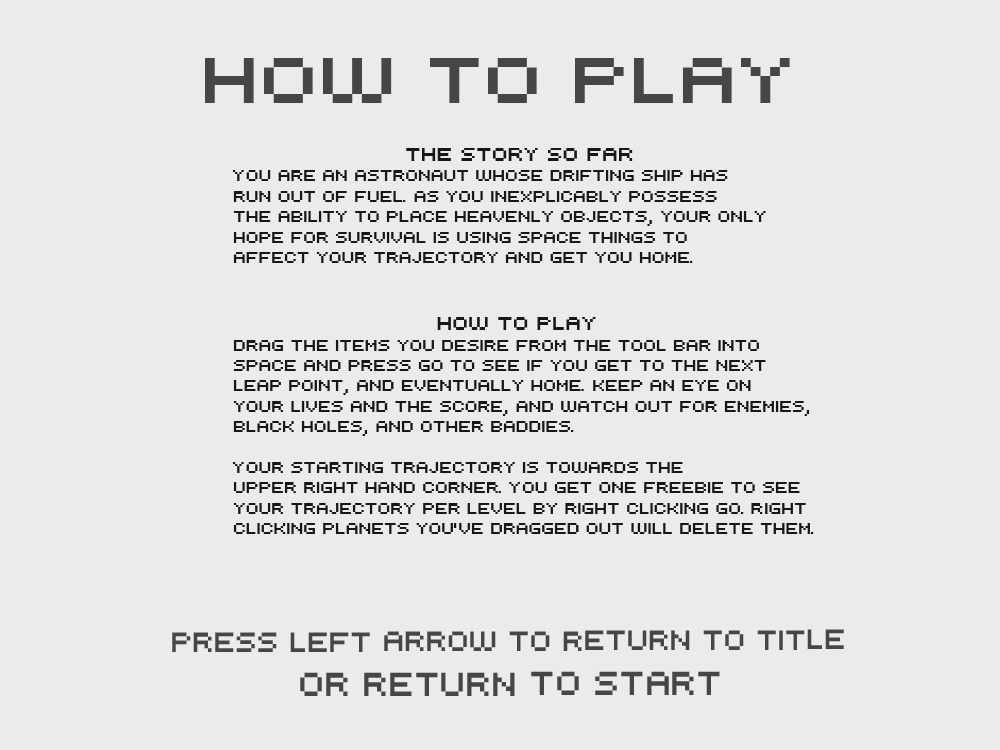
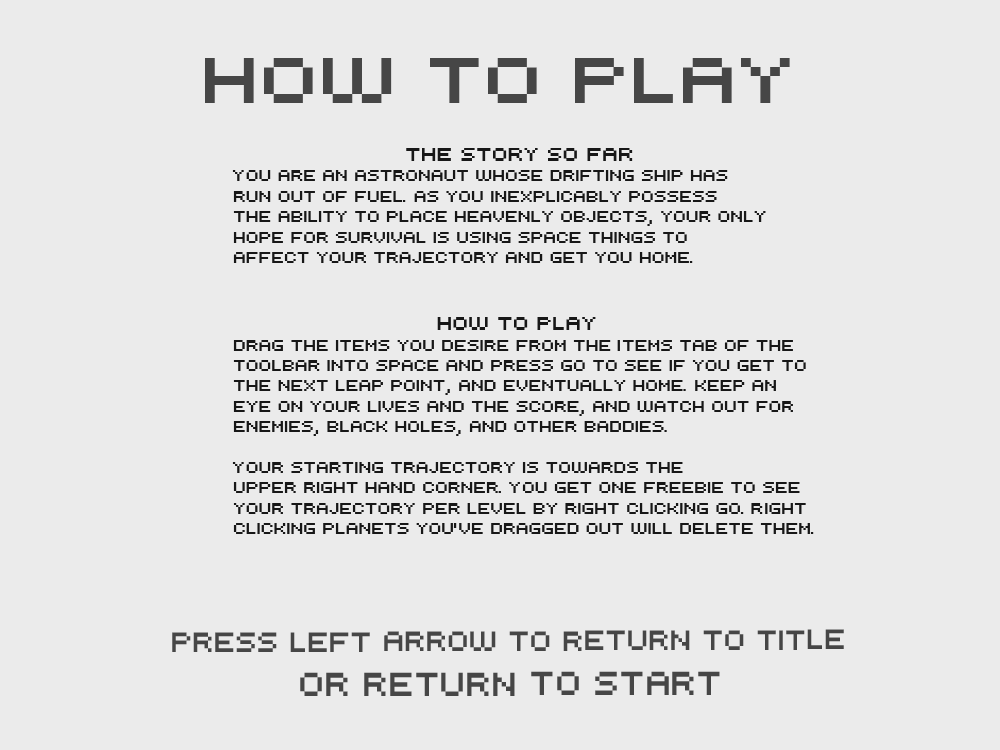
Layered file, before and after one edit (1000px x 750px). Changes by layer:
painted on "THE STORY SO FAR You are an astronaut who" over [233, 340, 810, 436]
